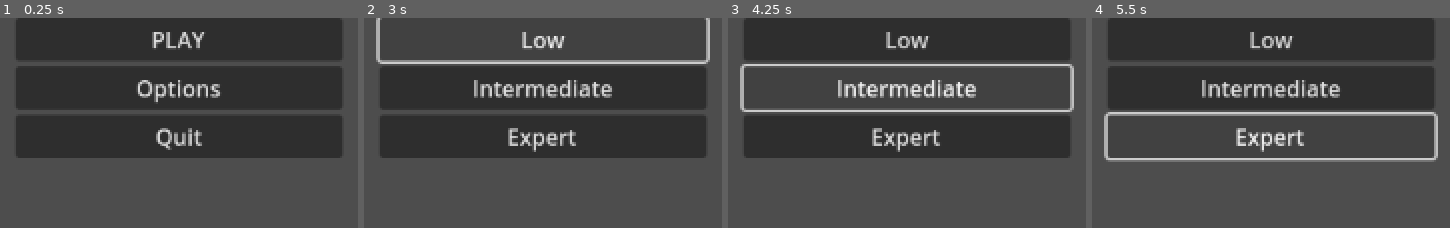
Above: before the commit, frames 1-4 (left to right).
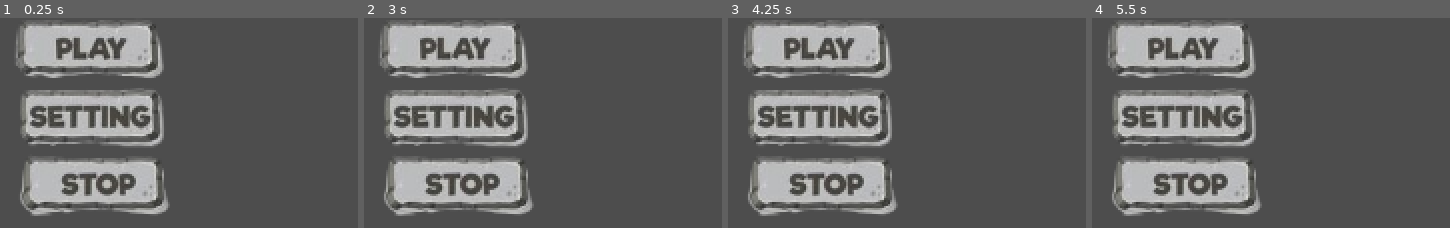
Above: after the commit, the same moments.

Repository: Ommar-ZRNFRZ/Hellrunner
Game: Godot game, scene res://Scenes/main_menu.tscn
The game is run twice, just before and just after one commit, with the same random seed, the same clock (stepped at 60 frames per second) and the same inputs.
Inputs (mouse positions are in pixels of both pictures, inside the frame that each line leads up to):
- Up to frame 1 (0.25 s): no input
- Up to frame 2 (3 s): click (543, 87) at 0.5 s, where only the run before the commit has a clickable "Options"; click (543, 87) at 1.25 s, where only the run before the commit has a clickable "Back"; click (543, 39) at 2 s, where only the run before the commit has a clickable "PLAY"; click (543, 39) at 2.75 s, where only the run before the commit has a clickable "Low"
- Up to frame 3 (4.25 s): click (907, 87) at 3.5 s, where only the run before the commit has a clickable "Intermediate"
- Up to frame 4 (5.5 s): click (1271, 135) at 4.25 s, where only the run before the commit has a clickable "Expert"; tap Enter (ui_accept) at 5 s; tap Space (jump) at 5.27 s

The runs differ from the first frame. In frame 1, 63% of the frame differs, in the area x 4-96%, y 0-95%; in frame 2, 53%; in frame 3, 52%; in frame 4, 52%.

Commit message:
try again

Diff:
--- a/Scenes/main_menu.tscn
+++ b/Scenes/main_menu.tscn
@@ -1,6 +1,9 @@
-[gd_scene load_steps=2 format=3 uid="uid://bcq1ta32u0i1j"]
+[gd_scene load_steps=5 format=3 uid="uid://bcq1ta32u0i1j"]
 
 [ext_resource type="Script" path="res://Scenes/main_menu.gd" id="1_ws04w"]
+[ext_resource type="Texture2D" uid="uid://dk5obnj2porg0" path="res://Assets/button/start.png" id="2_4pqdt"]
+[ext_resource type="Texture2D" uid="uid://c6wwradr3intw" path="res://Assets/button/option.png" id="3_7tfmr"]
+[ext_resource type="Texture2D" uid="uid://dopr0pjum32eq" path="res://Assets/button/quit.png" id="4_fovso"]
 
 [node name="MainMenu" type="Control"]
 layout_mode = 3
@@ -20,17 +23,16 @@
 [node name="VBoxContainer" type="VBoxContainer" parent="MarginContainer"]
 layout_mode = 2
 
-[node name="Play" type="Button" parent="MarginContainer/VBoxContainer"]
-layout_mode = 2
-text = "PLAY"
+[node name="Play" type="TouchScreenButton" parent="MarginContainer/VBoxContainer"]
+texture_normal = ExtResource("2_4pqdt")
 
-[node name="Options" type="Button" parent="MarginContainer/VBoxContainer"]
-layout_mode = 2
-text = "Options"
+[node name="Options" type="TouchScreenButton" parent="MarginContainer/VBoxContainer"]
+position = Vector2(1, 50)
+texture_normal = ExtResource("3_7tfmr")
 
-[node name="Quit" type="Button" parent="MarginContainer/VBoxContainer"]
-layout_mode = 2
-text = "Quit"
+[node name="Quit" type="TouchScreenButton" parent="MarginContainer/VBoxContainer"]
+position = Vector2(2, 97)
+texture_normal = ExtResource("4_fovso")
 
 [connection signal="pressed" from="MarginContainer/VBoxContainer/Play" to="." method="_on_play_pressed"]
 [connection signal="pressed" from="MarginContainer/VBoxContainer/Options" to="." method="_on_options_pressed"]
Binary file added: Assets/button/option.png
Not shown, added: Assets/button/option.png.import
Binary file added: Assets/button/quit.png
Not shown, added: Assets/button/quit.png.import
Binary file added: Assets/button/start.png
Not shown, added: Assets/button/start.png.import
